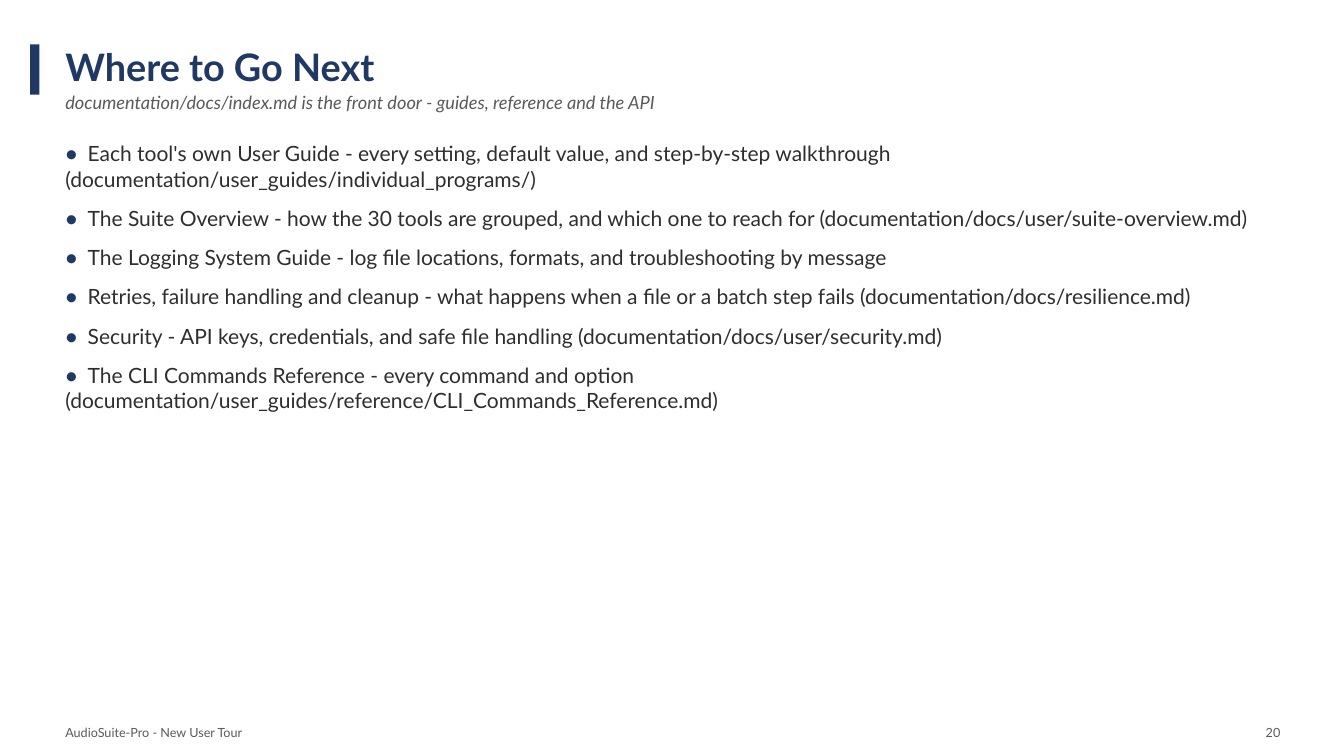
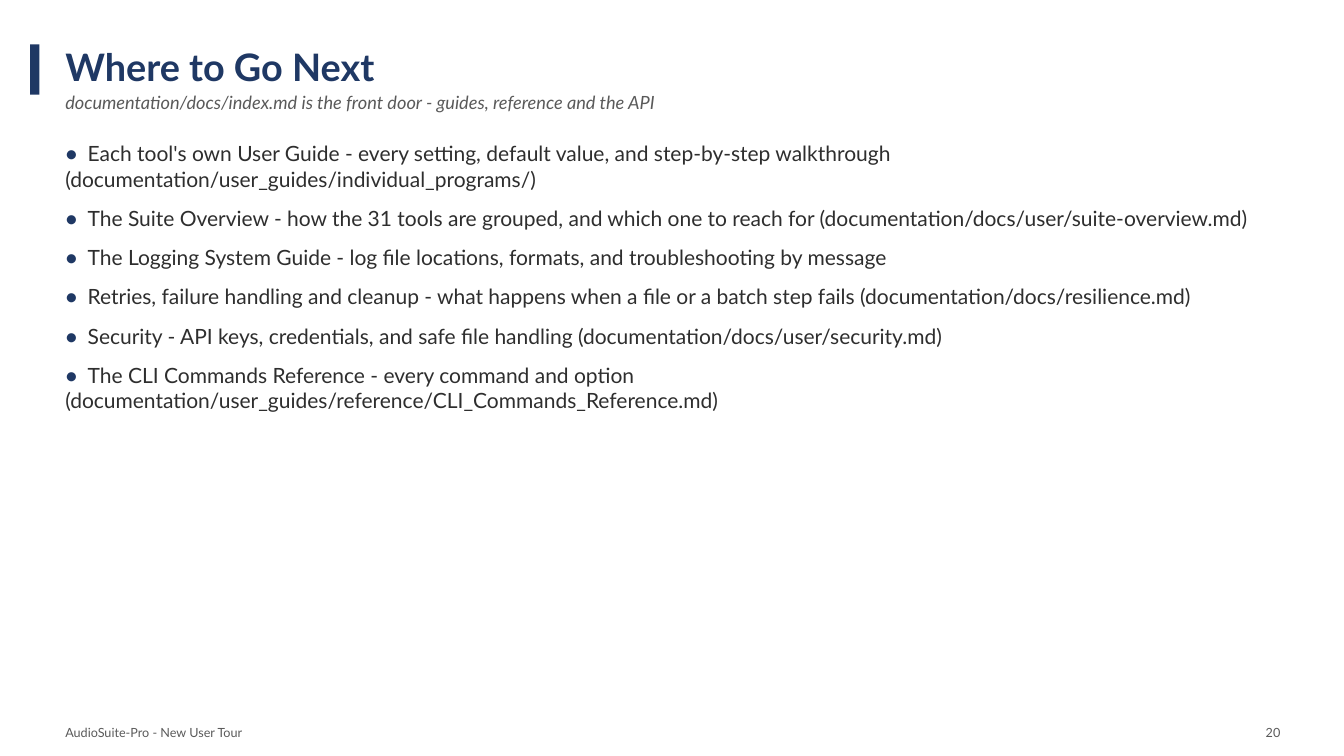
Before and after one commit to wilte01/AudioSuite-Pro, a slide deck: slide 23 of documentation/user_guides/suite_overview/AudioSuite-Pro_New_User_Presentation.pptx. Drawn at 1344x756 pixels with LibreOffice and Linux fonts; fonts in the diff are those of the drawing. Boxes give left, top, right and bottom in pixels: in the first picture for what was removed or moved away, otherwise in the second. Text is boxed around its words. In the diff, an @@ line names an element or a change of style, - is before the commit and + after.

```diff
--- a/documentation/user_guides/suite_overview/AudioSuite-Pro_New_User_Presentation.pptx
+++ b/documentation/user_guides/suite_overview/AudioSuite-Pro_New_User_Presentation.pptx
@@ text at bbox=[88, 210, 1248, 230]: text changed @@
-• The Suite Overview - how the 30 tools are grouped, and which one to reach for (documentation/docs/user/suite-overview.md)
+• The Suite Overview - how the 31 tools are grouped, and which one to reach for (documentation/docs/user/suite-overview.md)
```
Also in this commit, not shown: 3 other slides changed, 41 other files.
